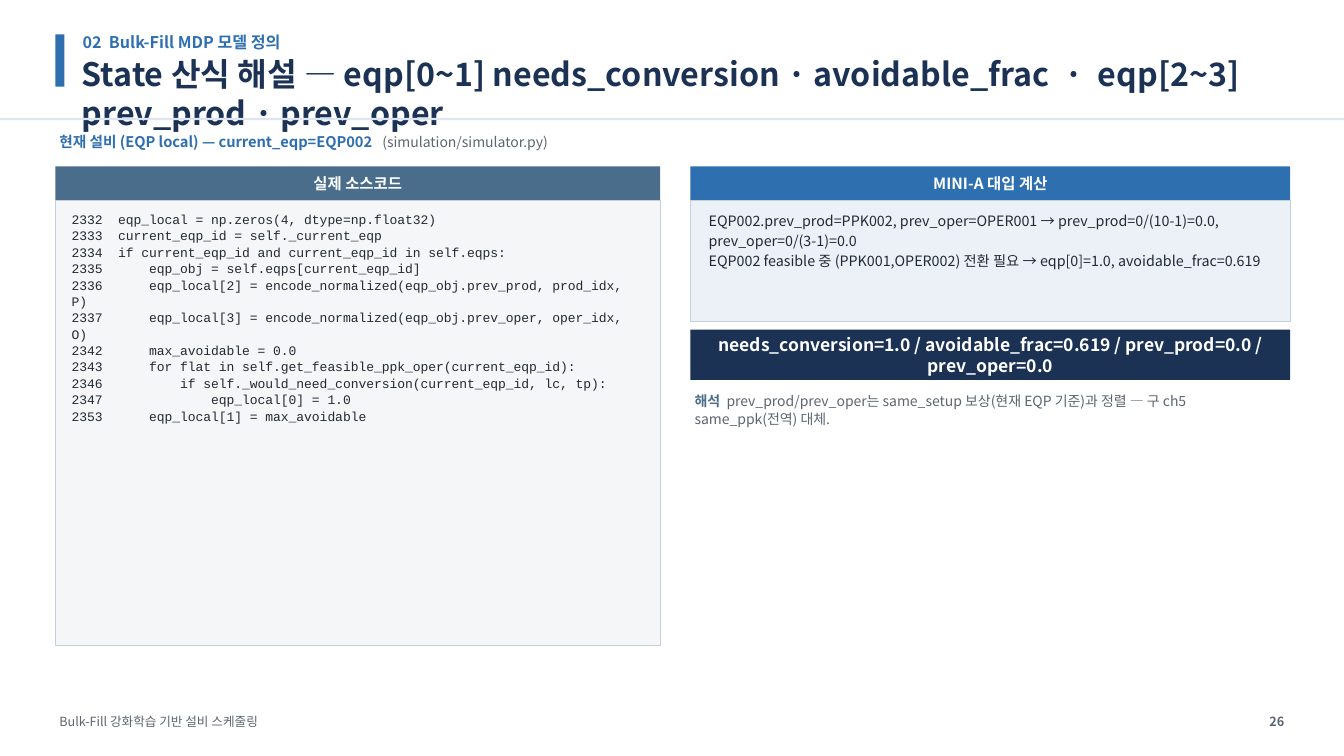
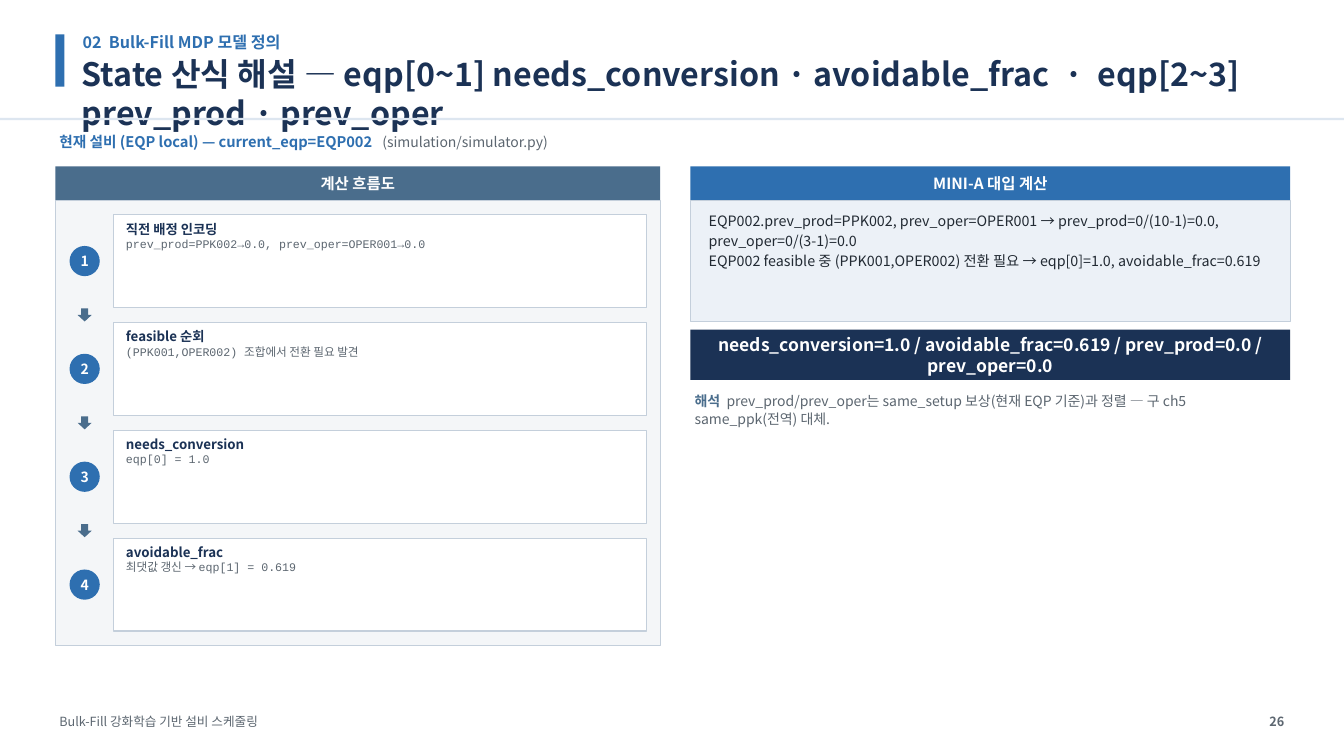
Before and after one commit to relighting123/pjt_scheduling, a slide deck: slide 26 of docs/스케줄링_발표자료.pptx. Drawn at 1344x756 pixels with LibreOffice and Linux fonts; fonts in the diff are those of the drawing. Boxes give left, top, right and bottom in pixels: in the first picture for what was removed or moved away, otherwise in the second. Text is boxed around its words. In the diff, an @@ line names an element or a change of style, - is before the commit and + after.

```diff
--- a/docs/스케줄링_발표자료.pptx
+++ b/docs/스케줄링_발표자료.pptx
@@ text at (321,176,395,191): text changed @@
-실제 소스코드
+계산 흐름도
@@ text removed at (72,215,622,424) @@
-2332 eqp_local = np.zeros(4, dtype=np.float32)
-2333 current_eqp_id = self._current_eqp
-2334 if current_eqp_id and current_eqp_id in self.eqps:
-2335 eqp_obj = self.eqps[current_eqp_id]
-2336 eqp_local[2] = encode_normalized(eqp_obj.prev_prod, prod_idx, P)
-2337 eqp_local[3] = encode_normalized(eqp_obj.prev_oper, oper_idx, O)
-2342 max_avoidable = 0.0
-2343 for flat in self.get_feasible_ppk_oper(current_eqp_id):
-2346 if self._would_need_conversion(current_eqp_id, lc, tp):
-2347 eqp_local[0] = 1.0
-2353 eqp_local[1] = max_avoidable
@@ rectangle added at (114,215,646,308), fill #FFFFFF, outline #C4CFDB 0.75 pt @@
@@ text added at (126,223,425,251), 8.3 pt, text #5C6670 @@
+직전 배정 인코딩
+prev_prod=PPK002→0.0, prev_oper=OPER001→0.0
@@ ellipse added at (70,246,100,276), fill #2E6FB0 @@
@@ text added at (81,255,89,266), 10 pt, text #FFFFFF, bold @@
+1
@@ down arrow added at (78,309,92,322), fill #4A6D8C @@
@@ rectangle added at (114,323,646,415), fill #FFFFFF, outline #C4CFDB 0.75 pt @@
@@ ellipse added at (70,354,100,384), fill #2E6FB0 @@
@@ text added at (126,330,358,359), 8.3 pt, text #5C6670 @@
+feasible 순회
+(PPK001,OPER002) 조합에서 전환 필요 발견
@@ text added at (81,363,89,374), 10 pt, text #FFFFFF, bold @@
+2
@@ down arrow added at (78,416,92,430), fill #4A6D8C @@
@@ rectangle added at (114,431,646,523), fill #FFFFFF, outline #C4CFDB 0.75 pt @@
@@ text added at (126,438,244,466), 9.5 pt, text #1B3255, bold @@
+needs_conversion
+eqp[0] = 1.0
@@ ellipse added at (70,462,100,492), fill #2E6FB0 @@
@@ text added at (81,471,89,482), 10 pt, text #FFFFFF, bold @@
+3
@@ down arrow added at (78,524,92,537), fill #4A6D8C @@
@@ rectangle added at (114,538,646,631), fill #FFFFFF, outline #C4CFDB 0.75 pt @@
@@ text added at (126,546,296,574), 8.3 pt, text #5C6670 @@
+avoidable_frac
+최댓값 갱신 → eqp[1] = 0.619
@@ ellipse added at (70,570,100,600), fill #2E6FB0 @@
@@ text added at (81,579,89,590), 10 pt, text #FFFFFF, bold @@
+4
```
Also in this commit, not shown: 14 other slides changed.
